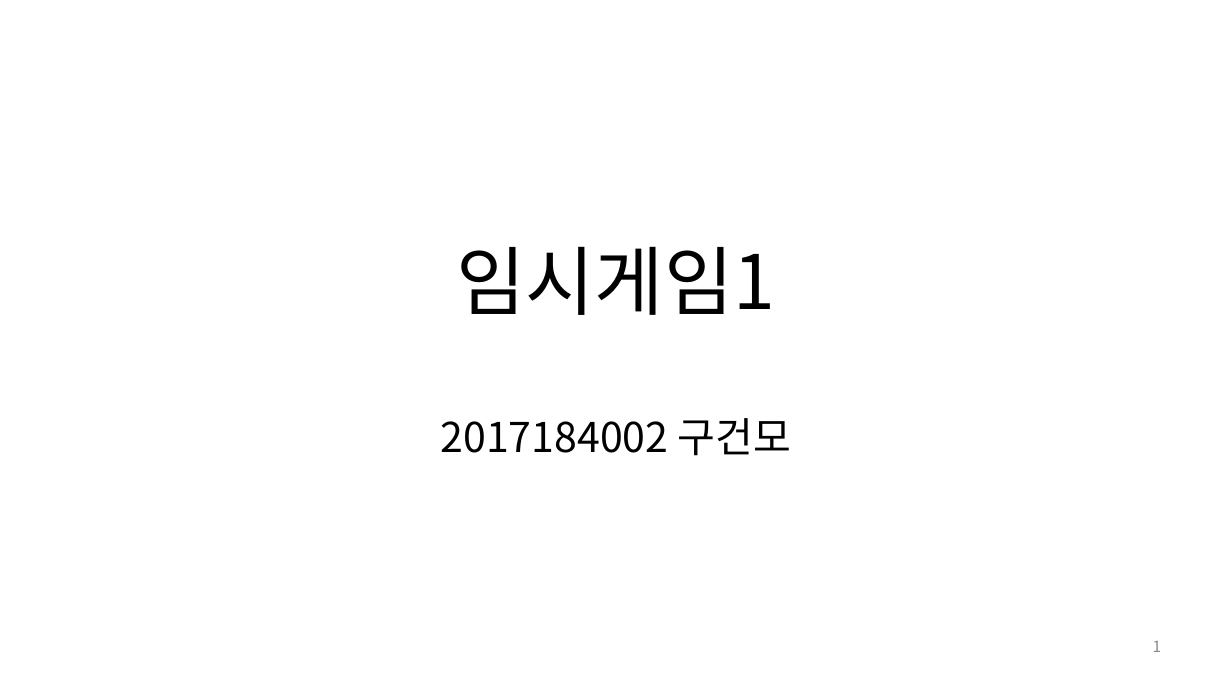
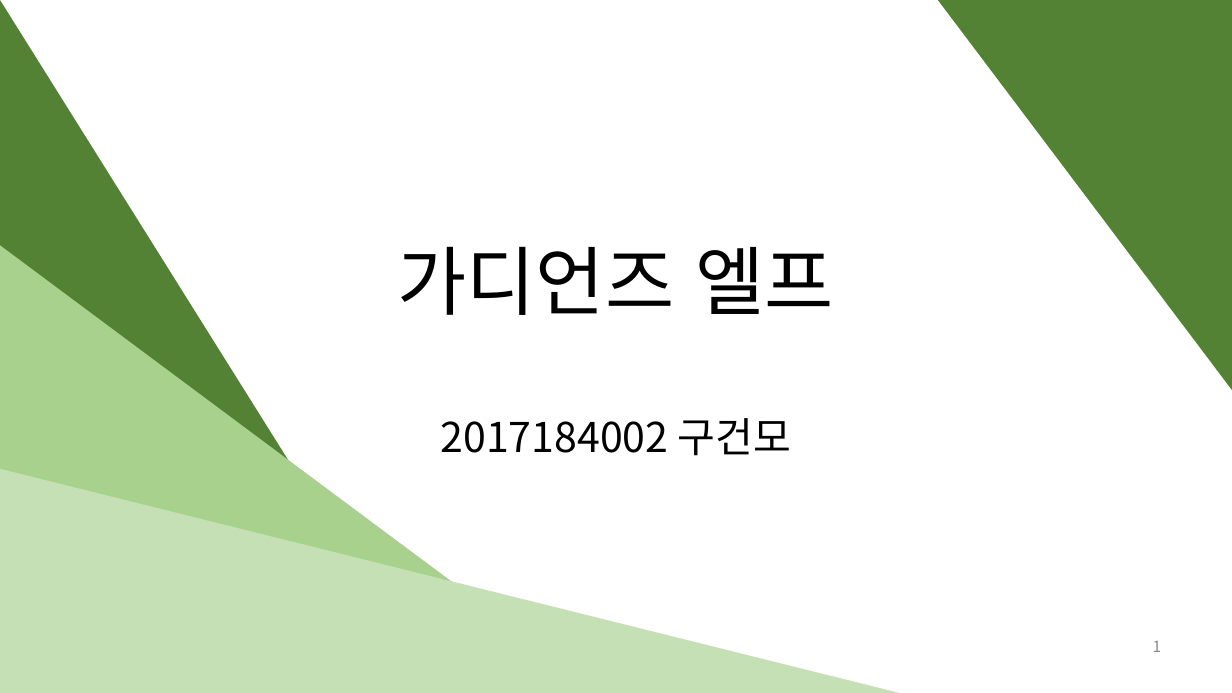
Before and after one commit to ruen346/2Dgame, a slide deck: slide 1 of 2d기획서.pptx. Drawn at 1232x693 pixels with LibreOffice and Linux fonts; fonts in the diff are those of the drawing. Boxes give left, top, right and bottom in pixels: in the first picture for what was removed or moved away, otherwise in the second. Text is boxed around its words. In the diff, an @@ line names an element or a change of style, - is before the commit and + after.

```diff
--- a/2d기획서.pptx
+++ b/2d기획서.pptx
@@ right triangle added at (0,0,434,693), fill #548235 @@
@@ right triangle added at (936,0,1232,391), fill #548235 @@
@@ right triangle added at (0,245,602,693), fill #A9D18E @@
@@ title at (398,246,833,315): text changed @@
-임시게임1
+가디언즈 엘프
@@ right triangle added at (0,469,900,693), fill #C5E0B4 @@
```
Also in this commit, not shown: 2 other slides changed, 4 slides added, 2 slides removed, 1 other file.
